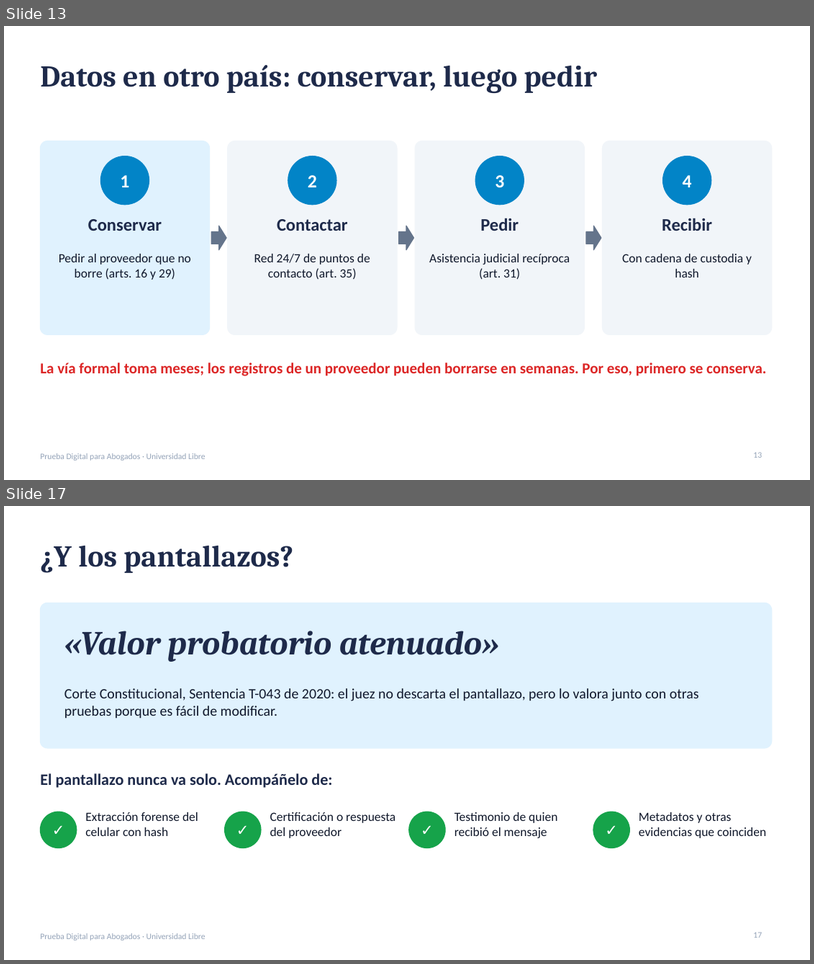
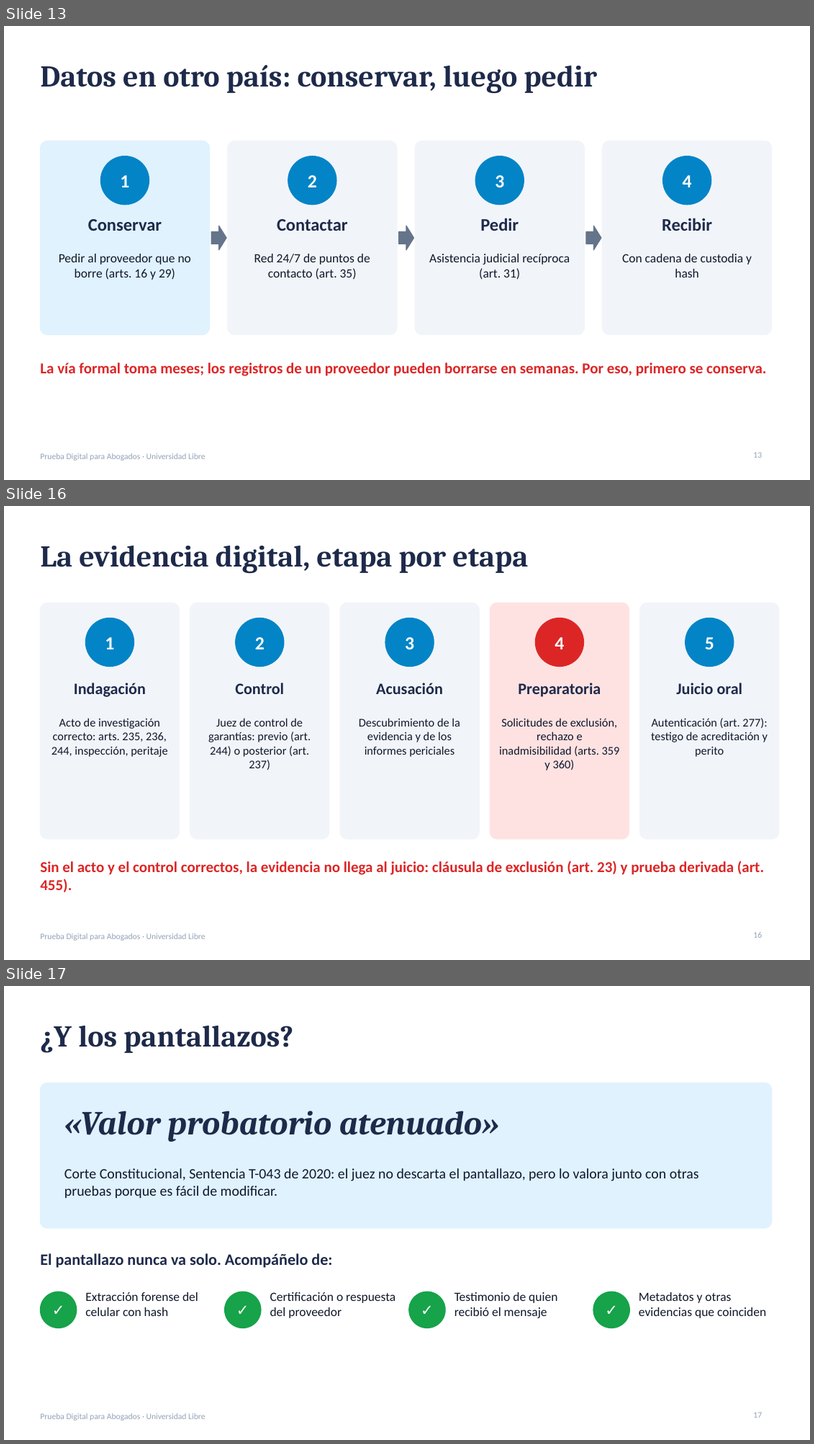
Before and after one commit to CertAcademico/cert-academico-by-redciber-org, a slide deck: materiales/prueba-digital/presentacion-prueba-digital-unilibre.pptx. Shown one above the other, each under a label of ours: slides 13 and 17 before the commit, slides 13, 16 and 17 after it; the slides between them are not shown. The pictures are 814x964 and 814x1444 pixels, drawn with LibreOffice and Linux fonts; fonts in the diff are those of the drawing. Boxes give left, top, right and bottom in pixels: in the first picture for what was removed or moved away, otherwise in the second. Text is boxed around its words. In the diff, an @@ line names an element or a change of style, - is before the commit and + after.

```diff
--- a/materiales/prueba-digital/presentacion-prueba-digital-unilibre.pptx
+++ b/materiales/prueba-digital/presentacion-prueba-digital-unilibre.pptx
@@ slide 16 added at <box>4,506,810,960</box>, background #FFFFFF; not listed: 1 template element that a slide beside it also shows @@
@@ title added at <box>40,546,528,574</box>, 36 pt, text #1E2A4A, bold @@
+La evidencia digital, etapa por etapa
@@ rounded rectangle added at <box>40,602,180,839</box>, fill #F1F5F9, outline #F1F5F9 1 pt @@
@@ rounded rectangle added at <box>190,602,329,839</box>, fill #F1F5F9, outline #F1F5F9 1 pt @@
@@ rounded rectangle added at <box>340,602,479,839</box>, fill #F1F5F9, outline #F1F5F9 1 pt @@
@@ rounded rectangle added at <box>491,602,630,839</box>, fill #FEE2E2, outline #FEE2E2 1 pt @@
@@ rounded rectangle added at <box>640,602,779,839</box>, fill #F1F5F9, outline #F1F5F9 1 pt @@
@@ ellipse added at <box>85,618,134,667</box>, fill #0284C7, outline #0284C7 1 pt @@
@@ ellipse added at <box>236,618,284,667</box>, fill #0284C7, outline #0284C7 1 pt @@
@@ ellipse added at <box>386,618,434,667</box>, fill #0284C7, outline #0284C7 1 pt @@
@@ ellipse added at <box>536,618,584,667</box>, fill #DC2626, outline #DC2626 1 pt @@
@@ ellipse added at <box>686,618,734,667</box>, fill #0284C7, outline #0284C7 1 pt @@
@@ text added at <box>105,637,114,649</box>, 22 pt, text #FFFFFF, bold @@
+1
@@ text added at <box>255,637,265,649</box>, 22 pt, text #FFFFFF, bold @@
+2
@@ text added at <box>405,637,414,649</box>, 22 pt, text #FFFFFF, bold @@
+3
@@ text added at <box>555,637,564,649</box>, 22 pt, text #FFFFFF, bold @@
+4
@@ text added at <box>705,637,715,649</box>, 22 pt, text #FFFFFF, bold @@
+5
@@ text added at <box>74,682,146,697</box>, 19 pt, text #1E2A4A, bold @@
+Indagación
@@ text added at <box>235,682,284,694</box>, 19 pt, text #1E2A4A, bold @@
+Control
@@ text added at <box>376,682,443,694</box>, 19 pt, text #1E2A4A, bold @@
+Acusación
@@ text added at <box>518,682,601,697</box>, 19 pt, text #1E2A4A, bold @@
+Preparatoria
@@ text added at <box>676,682,743,694</box>, 19 pt, text #1E2A4A, bold @@
+Juicio oral
@@ text added at <box>52,718,167,757</box>, 14 pt, text #0F172A @@
+Acto de investigación correcto: arts. 235, 236, 244, inspección, peritaje
@@ text added at <box>208,718,311,770</box>, 14 pt, text #0F172A @@
+Juez de control de garantías: previo (art. 244) o posterior (art. 237)
@@ text added at <box>359,718,460,757</box>, 14 pt, text #0F172A @@
+Descubrimiento de la evidencia y de los informes periciales
@@ text added at <box>499,718,620,770</box>, 14 pt, text #0F172A @@
+Solicitudes de exclusión, rechazo e inadmisibilidad (arts. 359 y 360)
@@ text added at <box>651,718,768,757</box>, 14 pt, text #0F172A @@
+Autenticación (art. 277): testigo de acreditación y perito
@@ text added at <box>40,860,764,892</box>, 18 pt, text #DC2626, bold @@
+Sin el acto y el control correctos, la evidencia no llega al juicio: cláusula de exclusión (art. 23) y prueba derivada (art. 455).
@@ page number added at <box>754,932,762,937</box>, 10 pt, text #94A3B8 @@
+16
```
Also in this commit, not shown: 7 slides changed, 1 slide removed, 2 other files.
